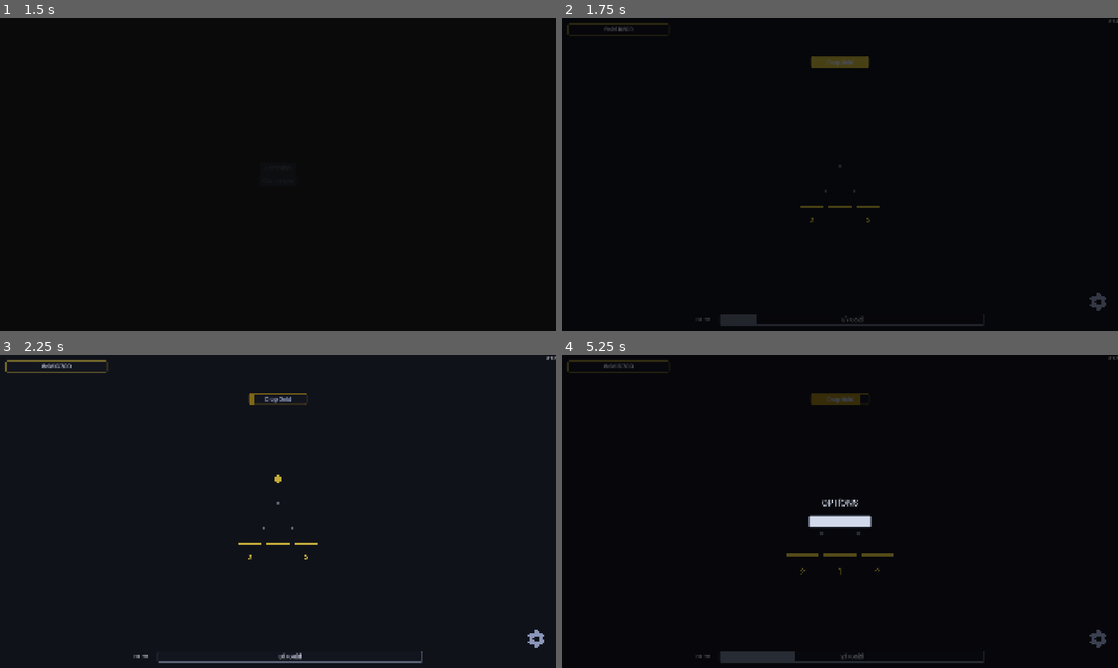
Above: before the commit, frames 1-4 (two rows, left to right).
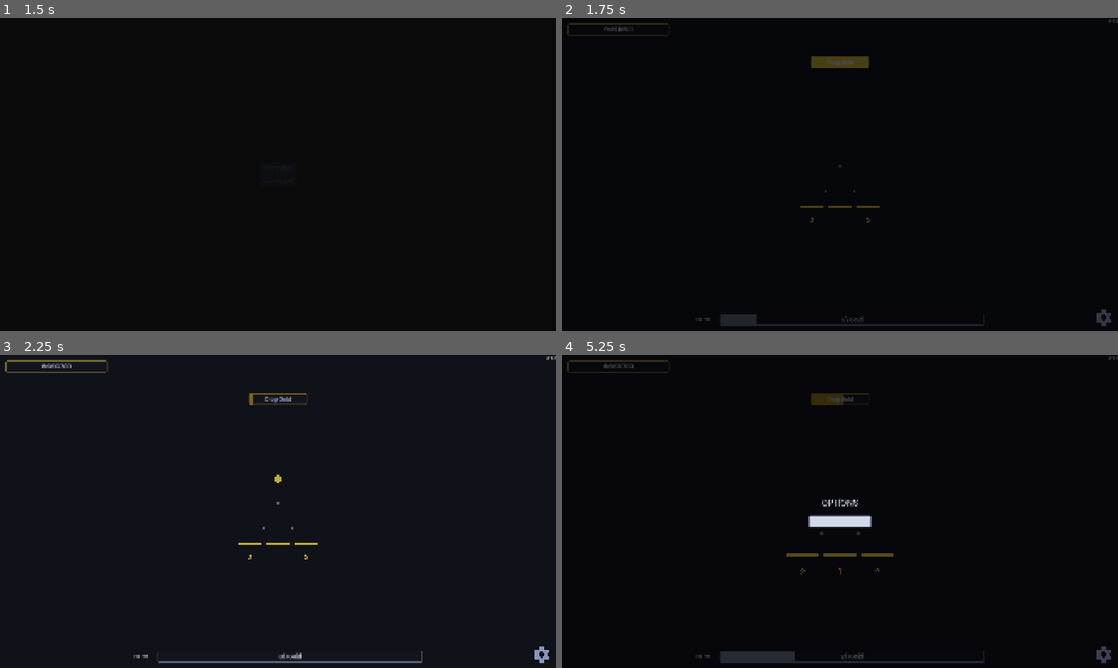
Above: after the commit, the same moments.

Repository: kjbrown-sandbox/pleenko
Game: Godot game, scene res://entities/main_menu/main_menu.tscn
The game is run twice, just before and just after one commit, with the same random seed, the same clock (stepped at 60 frames per second) and the same inputs.
Inputs (mouse positions are in pixels of both pictures, inside the frame that each line leads up to; where the layout moved, square brackets give the same spot in the first picture):
- Up to frame 1 (1.5 s): click "Campaign" at 0.5 s; click "Campaign" at 1.25 s
- Up to frame 2 (1.75 s): no input
- Up to frame 3 (2.25 s): tap Enter at 2 s; move the mouse to (400, 495) at 2.02 s; hold Right (board_right) from 2.03 s (still down); hold Space (drop_coin) from 2.03 s (still down); click (400, 495) at 2.17 s
- Up to frame 4 (5.25 s): tap R (reset_game) at 2.75 s; move the mouse to (728, 527) at 2.77 s; release Right (board_right) at 2.78 s; release Space (drop_coin) at 2.78 s; hold Left (board_left) 2.78-3.5 s; tap 1 (drop_unrefined) at 2.85 s; click "Drop Gold" at 3.5 s; click (1101, 655) [1095, 639] at 4.25 s; click "Return to Main Menu" at 5 s

Frame 1 is identical in both runs. In frame 2, 0.2% of the frame differs, in the area x 94-99%, y 87-99%; in frame 3, 0.2%; in frame 4, 0.3%, in the area x 50-99%, y 12-99%.

Commit message:
Make new tiers take less time to drop

Diff:
--- a/autoloads/tier_registry/tier_registry.gd
+++ b/autoloads/tier_registry/tier_registry.gd
@@ -135,7 +135,8 @@
 
 func get_base_drop_delay(board_type: Enums.BoardType) -> float:
 	var idx: int = _index_of.get(board_type, 0)
-	return BASE_DROP_DELAY * pow(2, idx)
+	return BASE_DROP_DELAY + 1
+
 
 
 # ── Colors ──────────────────────────────────────────────────────────
--- a/entities/main/main.tscn
+++ b/entities/main/main.tscn
@@ -74,10 +74,10 @@
 anchor_top = 1.0
 anchor_right = 1.0
 anchor_bottom = 1.0
-offset_left = -100.0
-offset_top = -133.0
-offset_right = -36.0
-offset_bottom = -69.0
+offset_left = -81.0
+offset_top = -78.0
+offset_right = -17.0
+offset_bottom = -14.0
 grow_horizontal = 0
 grow_vertical = 0
 
